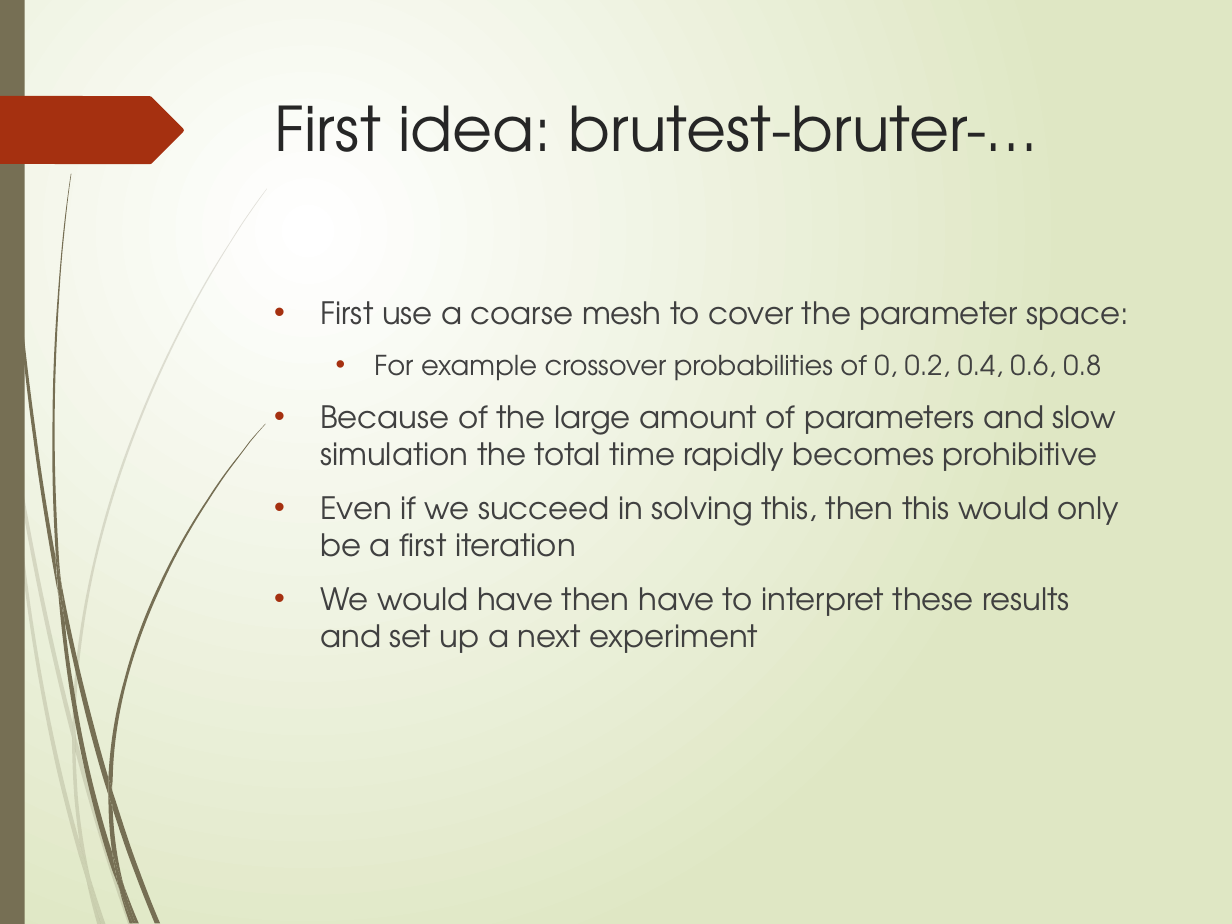
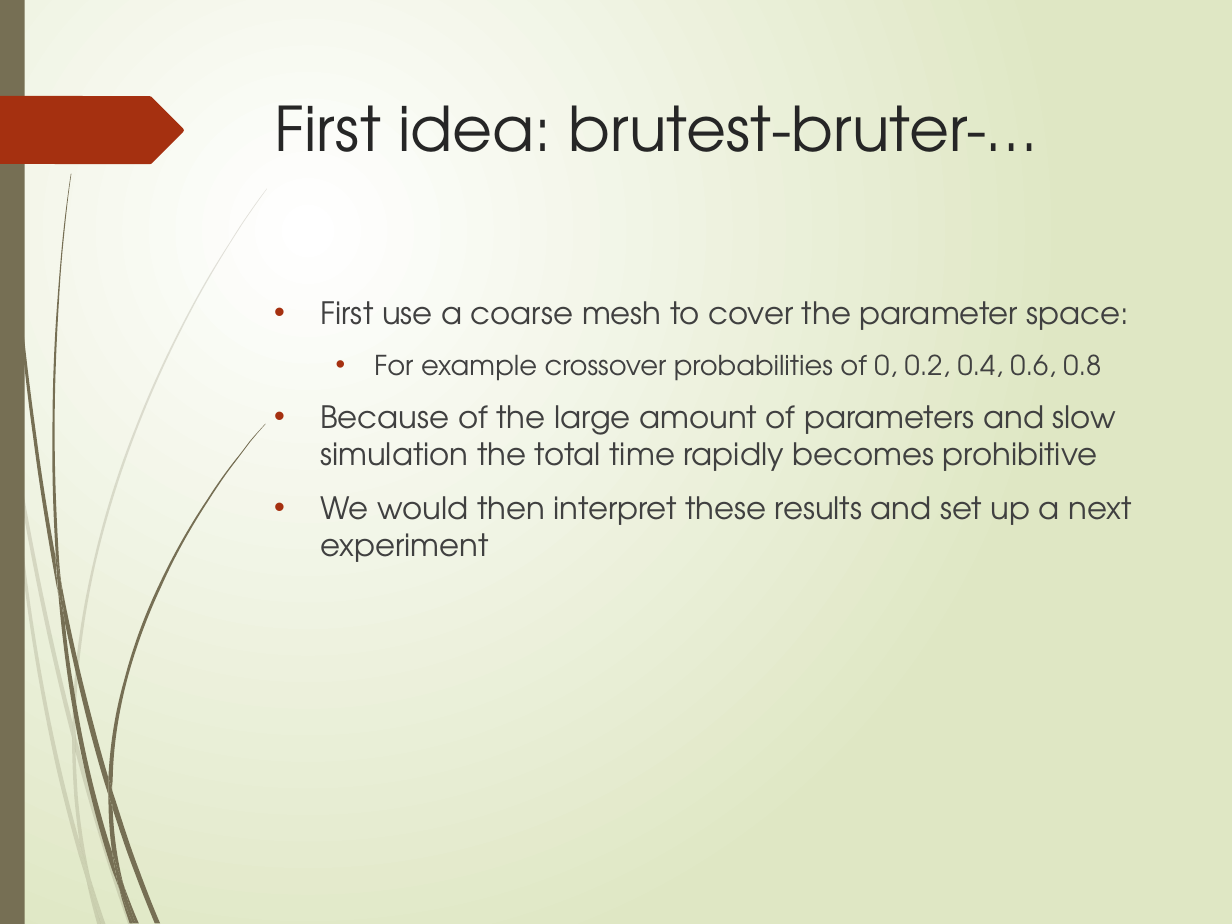
Before and after one commit to toonn/genalg, a slide deck: slide 3 of presentatie1911.pptx. Drawn at 1232x924 pixels with LibreOffice and Linux fonts; fonts in the diff are those of the drawing. Boxes give left, top, right and bottom in pixels: in the first picture for what was removed or moved away, otherwise in the second. Text is boxed around its words. In the diff, an @@ line names an element or a change of style, - is before the commit and + after.

```diff
--- a/presentatie1911.pptx
+++ b/presentatie1911.pptx
@@ text at [320, 496, 1131, 562]: text changed @@
-• Even if we succeed in solving this, then this would only be a first iteration
-• We would have then have to interpret these results and set up a next experiment
+• We would then interpret these results and set up a next experiment
```
Also in this commit, not shown: 4 other slides changed, 5 other files.
